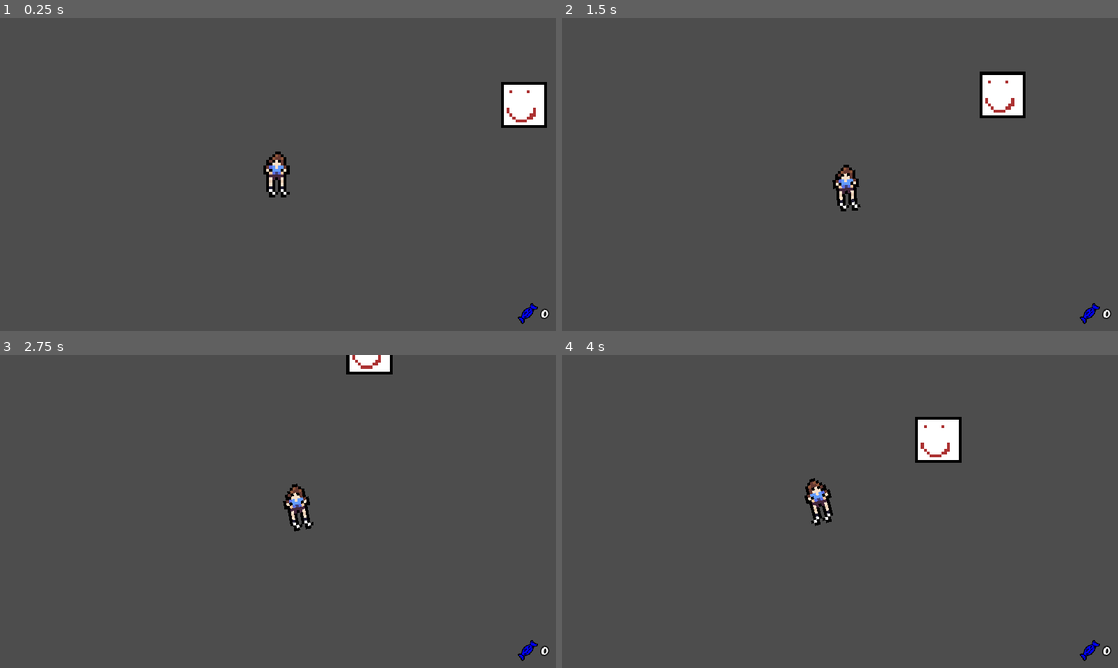
Above: before the commit, frames 1-4 (two rows, left to right).
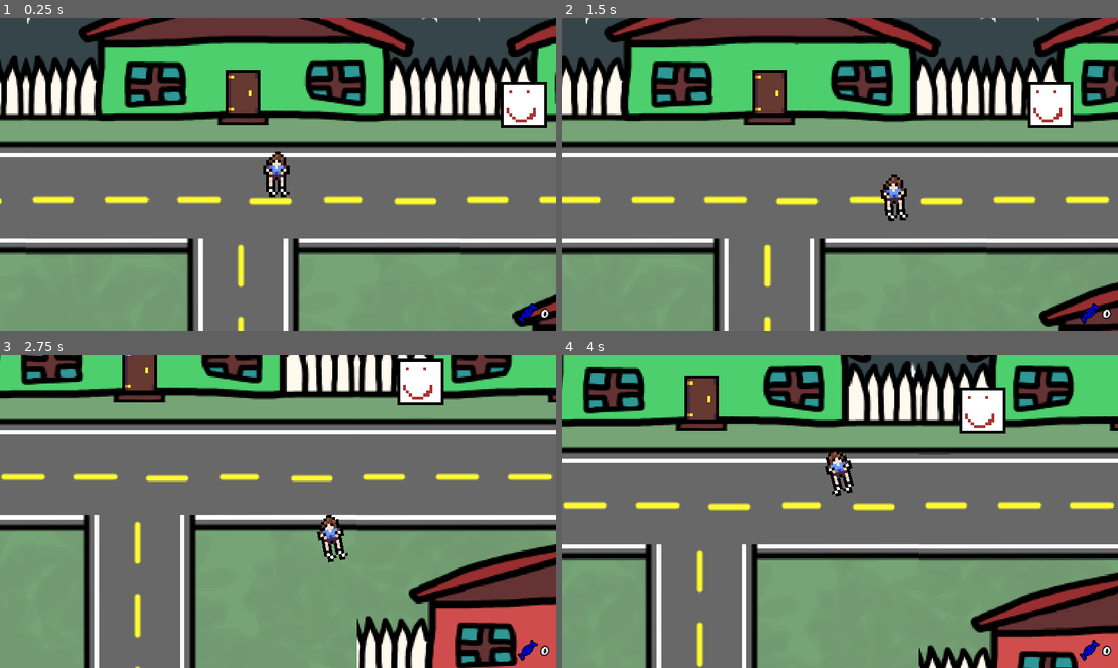
Above: after the commit, the same moments.

Repository: Shadowcrafter2017/Treat
Game: Godot game, scene res://scenes/Areas/Outside/outside.tscn
Same seed, same stepped clock (60 frames per second), same inputs: the game is played once before the commit and once after it.
Inputs:
- Up to frame 1 (0.25 s): no input
- Up to frame 2 (1.5 s): tap Enter at 0.5 s; hold D (Move_Right) 0.53-1.28 s; tap Space (Action) at 0.6, 1.35 s; hold S (Move_Down) from 1.28 s (still down)
- Up to frame 3 (2.75 s): release S (Move_Down) at 2.03 s; hold D (Move_Right) from 2.03 s (still down); tap Space (Action) at 2.1 s
- Up to frame 4 (4 s): release D (Move_Right) at 2.78 s; hold W (Move_Up) 2.78-3.53 s; tap Space (Action) at 2.85, 3.6 s; hold A (Move_Left) from 3.53 s (still down)

The runs differ from the first frame. In frame 1, 91% of the frame differs, in the area x 0-100%, y 0-100%; in frame 2, 93%; in frame 3, 97%; in frame 4, 97%.

Commit message:
added houses, roads, and repeating background

Diff:
--- a/scenes/Areas/Outside/outside.tscn
+++ b/scenes/Areas/Outside/outside.tscn
@@ -1,21 +1,196 @@
-[gd_scene load_steps=7 format=3 uid="uid://co6486exrc437"]
+[gd_scene load_steps=8 format=3 uid="uid://co6486exrc437"]
 
 [ext_resource type="PackedScene" uid="uid://b0cwsadt76cf3" path="res://scenes/UI/HUD/hud.tscn" id="1_ja63c"]
 [ext_resource type="PackedScene" uid="uid://tunn5war4oy6" path="res://scenes/decorations/parallax_background.tscn" id="1_p0mmn"]
 [ext_resource type="PackedScene" uid="uid://d4hrd4ivxi5bw" path="res://scenes/characters/player/player.tscn" id="2_p2wo6"]
 [ext_resource type="PackedScene" uid="uid://jtkxjs6jd0bu" path="res://scenes/Other/interaction_area.tscn" id="3_vlsy2"]
+[ext_resource type="Texture2D" uid="uid://b8cbk5q8fpuur" path="res://scenes/decorations/art/road.png" id="3_yok8o"]
 [ext_resource type="Texture2D" uid="uid://beuijxpgjjra1" path="res://art/dummy.png" id="4_fqnyt"]
 [ext_resource type="PackedScene" uid="uid://csqcnioju0lf5" path="res://scenes/decorations/house.tscn" id="7_0ewl3"]
 
 [node name="Outside" type="Node2D"]
 
 [node name="ParallaxBackground" parent="." instance=ExtResource("1_p0mmn")]
-visible = false
 
 [node name="HUD" parent="." instance=ExtResource("1_ja63c")]
 
-[node name="House" parent="." instance=ExtResource("7_0ewl3")]
-position = Vector2(283, 49)
+[node name="Roads" type="Node2D" parent="."]
+
+[node name="Road" type="Sprite2D" parent="Roads"]
+position = Vector2(0, 50)
+scale = Vector2(0.5, 0.5)
+texture = ExtResource("3_yok8o")
+
+[node name="Road2" type="Sprite2D" parent="Roads"]
+position = Vector2(150, 50)
+scale = Vector2(0.5, 0.5)
+texture = ExtResource("3_yok8o")
+
+[node name="Road3" type="Sprite2D" parent="Roads"]
+position = Vector2(300, 50)
+scale = Vector2(0.5, 0.5)
+texture = ExtResource("3_yok8o")
+
+[node name="Road4" type="Sprite2D" parent="Roads"]
+position = Vector2(450, 50)
+scale = Vector2(0.5, 0.5)
+texture = ExtResource("3_yok8o")
+
+[node name="Road5" type="Sprite2D" parent="Roads"]
+position = Vector2(600, 50)
+scale = Vector2(0.5, 0.5)
+texture = ExtResource("3_yok8o")
+
+[node name="Road6" type="Sprite2D" parent="Roads"]
+position = Vector2(750, 50)
+scale = Vector2(0.5, 0.5)
+texture = ExtResource("3_yok8o")
+
+[node name="Road7" type="Sprite2D" parent="Roads"]
+position = Vector2(-150, 50)
+scale = Vector2(0.5, 0.5)
+texture = ExtResource("3_yok8o")
+
+[node name="Road8" type="Sprite2D" parent="Roads"]
+position = Vector2(-300, 50)
+scale = Vector2(0.5, 0.5)
+texture = ExtResource("3_yok8o")
+
+[node name="Road9" type="Sprite2D" parent="Roads"]
+position = Vector2(-450, 50)
+scale = Vector2(0.5, 0.5)
+texture = ExtResource("3_yok8o")
+
+[node name="Road10" type="Sprite2D" parent="Roads"]
+position = Vector2(-600, 50)
+scale = Vector2(0.5, 0.5)
+texture = ExtResource("3_yok8o")
+
+[node name="Road11" type="Sprite2D" parent="Roads"]
+position = Vector2(0, 139)
+rotation = 1.57079
+scale = Vector2(0.5, 0.5)
+texture = ExtResource("3_yok8o")
+
+[node name="Roads2" type="Node2D" parent="."]
+position = Vector2(0, 104)
+
+[node name="Road" type="Sprite2D" parent="Roads2"]
+position = Vector2(0, 50)
+scale = Vector2(0.5, 0.5)
+texture = ExtResource("3_yok8o")
+
+[node name="Road2" type="Sprite2D" parent="Roads2"]
+position = Vector2(150, 50)
+scale = Vector2(0.5, 0.5)
+texture = ExtResource("3_yok8o")
+
+[node name="Road3" type="Sprite2D" parent="Roads2"]
+position = Vector2(300, 50)
+scale = Vector2(0.5, 0.5)
+texture = ExtResource("3_yok8o")
+
+[node name="Road4" type="Sprite2D" parent="Roads2"]
+position = Vector2(450, 50)
+scale = Vector2(0.5, 0.5)
+texture = ExtResource("3_yok8o")
+
+[node name="Road5" type="Sprite2D" parent="Roads2"]
+position = Vector2(600, 50)
+scale = Vector2(0.5, 0.5)
+texture = ExtResource("3_yok8o")
+
+[node name="Road6" type="Sprite2D" parent="Roads2"]
+position = Vector2(750, 50)
+scale = Vector2(0.5, 0.5)
+texture = ExtResource("3_yok8o")
+
+[node name="Road7" type="Sprite2D" parent="Roads2"]
+position = Vector2(-150, 50)
+scale = Vector2(0.5, 0.5)
+texture = ExtResource("3_yok8o")
+
+[node name="Road8" type="Sprite2D" parent="Roads2"]
+position = Vector2(-300, 50)
+scale = Vector2(0.5, 0.5)
+texture = ExtResource("3_yok8o")
+
+[node name="Road9" type="Sprite2D" parent="Roads2"]
+position = Vector2(-450, 50)
+scale = Vector2(0.5, 0.5)
+texture = ExtResource("3_yok8o")
+
+[node name="Road10" type="Sprite2D" parent="Roads2"]
+position = Vector2(-600, 50)
+scale = Vector2(0.5, 0.5)
+texture = ExtResource("3_yok8o")
+
+[node name="Road11" type="Sprite2D" parent="Roads2"]
+position = Vector2(0, 139)
+rotation = 1.57079
+scale = Vector2(0.5, 0.5)
+texture = ExtResource("3_yok8o")
+
+[node name="Houses" type="Node2D" parent="."]
+
+[node name="House1" parent="Houses" instance=ExtResource("7_0ewl3")]
+
+[node name="House2" parent="Houses" instance=ExtResource("7_0ewl3")]
+position = Vector2(150, 0)
+
+[node name="House3" parent="Houses" instance=ExtResource("7_0ewl3")]
+position = Vector2(300, 0)
+
+[node name="House4" parent="Houses" instance=ExtResource("7_0ewl3")]
+position = Vector2(450, 0)
+
+[node name="House5" parent="Houses" instance=ExtResource("7_0ewl3")]
+position = Vector2(600, 0)
+
+[node name="House6" parent="Houses" instance=ExtResource("7_0ewl3")]
+position = Vector2(750, 0)
+
+[node name="House7" parent="Houses" instance=ExtResource("7_0ewl3")]
+position = Vector2(-150, 0)
+
+[node name="House8" parent="Houses" instance=ExtResource("7_0ewl3")]
+position = Vector2(-300, 0)
+
+[node name="House9" parent="Houses" instance=ExtResource("7_0ewl3")]
+position = Vector2(-450, 0)
+
+[node name="House10" parent="Houses" instance=ExtResource("7_0ewl3")]
+position = Vector2(-600, 0)
+
+[node name="Houses2" type="Node2D" parent="."]
+position = Vector2(0, 98)
+
+[node name="House2" parent="Houses2" instance=ExtResource("7_0ewl3")]
+position = Vector2(150, 0)
+
+[node name="House3" parent="Houses2" instance=ExtResource("7_0ewl3")]
+position = Vector2(300, 0)
+
+[node name="House4" parent="Houses2" instance=ExtResource("7_0ewl3")]
+position = Vector2(450, 0)
+
+[node name="House5" parent="Houses2" instance=ExtResource("7_0ewl3")]
+position = Vector2(600, 0)
+
+[node name="House6" parent="Houses2" instance=ExtResource("7_0ewl3")]
+position = Vector2(750, 0)
+
+[node name="House7" parent="Houses2" instance=ExtResource("7_0ewl3")]
+position = Vector2(-150, 0)
+
+[node name="House8" parent="Houses2" instance=ExtResource("7_0ewl3")]
+position = Vector2(-300, 0)
+
+[node name="House9" parent="Houses2" instance=ExtResource("7_0ewl3")]
+position = Vector2(-450, 0)
+
+[node name="House10" parent="Houses2" instance=ExtResource("7_0ewl3")]
+position = Vector2(-600, 0)
 
 [node name="InteractionArea" parent="." instance=ExtResource("3_vlsy2")]
 position = Vector2(97, 18)
--- a/scenes/characters/player/player.tscn
+++ b/scenes/characters/player/player.tscn
@@ -92,7 +92,8 @@
 [node name="Camera" type="Camera2D" parent="."]
 zoom = Vector2(6, 6)
 limit_smoothed = true
-position_smoothing_enabled = true
+drag_horizontal_enabled = true
+drag_vertical_enabled = true
 
 [node name="Interacter" type="Node2D" parent="."]
 z_index = 1
--- /dev/null
+++ b/scenes/decorations/house.gd
@@ -0,0 +1,9 @@
+extends Node2D
+
+@onready var sprite : AnimatedSprite2D = $StaticBody/Sprite
+
+func _ready() -> void:
+	sprite.frame = randi_range(0, sprite.sprite_frames.get_frame_count("default"))
+
+	if randi_range(0,1) == 1:
+		sprite.flip_h = true
--- a/scenes/decorations/house.tscn
+++ b/scenes/decorations/house.tscn
@@ -1,23 +1,51 @@
-[gd_scene load_steps=5 format=3 uid="uid://csqcnioju0lf5"]
+[gd_scene load_steps=11 format=3 uid="uid://csqcnioju0lf5"]
 
 [ext_resource type="PackedScene" uid="uid://jtkxjs6jd0bu" path="res://scenes/Other/interaction_area.tscn" id="1_0osxc"]
-[ext_resource type="Texture2D" uid="uid://ciyq2bhwipnmu" path="res://scenes/decorations/house.png" id="1_1naj7"]
-[ext_resource type="Texture2D" uid="uid://cox8eniwp40c2" path="res://scenes/decorations/door.png" id="2_y0gdn"]
+[ext_resource type="Texture2D" uid="uid://bvkumuaihnog8" path="res://scenes/decorations/art/house1.png" id="1_dq3nc"]
+[ext_resource type="Script" path="res://scenes/decorations/house.gd" id="1_gcy2i"]
+[ext_resource type="Texture2D" uid="uid://ctn148m4mqsa" path="res://scenes/decorations/art/house2.png" id="2_lqemq"]
+[ext_resource type="Texture2D" uid="uid://cox8eniwp40c2" path="res://scenes/decorations/art/door.png" id="3_1ed6u"]
+[ext_resource type="Texture2D" uid="uid://b5nhmxlim0y4c" path="res://scenes/decorations/art/house3.png" id="3_375u3"]
+[ext_resource type="Texture2D" uid="uid://bgujk0rpuv661" path="res://scenes/decorations/art/house4.png" id="4_het5r"]
+[ext_resource type="Texture2D" uid="uid://cfrtcr21uwypg" path="res://scenes/decorations/art/house5.png" id="5_qwi1a"]
+
+[sub_resource type="SpriteFrames" id="SpriteFrames_xqvp0"]
+animations = [{
+"frames": [{
+"duration": 1.0,
+"texture": ExtResource("1_dq3nc")
+}, {
+"duration": 1.0,
+"texture": ExtResource("2_lqemq")
+}, {
+"duration": 1.0,
+"texture": ExtResource("3_375u3")
+}, {
+"duration": 1.0,
+"texture": ExtResource("4_het5r")
+}, {
+"duration": 1.0,
+"texture": ExtResource("5_qwi1a")
+}],
+"loop": false,
+"name": &"default",
+"speed": 0.0
+}]
 
 [sub_resource type="RectangleShape2D" id="RectangleShape2D_1gnex"]
-size = Vector2(116, 47)
+size = Vector2(150, 43)
 
 [node name="House" type="Node2D"]
+script = ExtResource("1_gcy2i")
 
 [node name="StaticBody" type="StaticBody2D" parent="."]
 
-[node name="Sprite" type="Sprite2D" parent="StaticBody"]
+[node name="Sprite" type="AnimatedSprite2D" parent="StaticBody"]
 scale = Vector2(0.5, 0.5)
-texture = ExtResource("1_1naj7")
-region_rect = Rect2(0, 0, 150, 50)
+sprite_frames = SubResource("SpriteFrames_xqvp0")
 
 [node name="Collider" type="CollisionShape2D" parent="StaticBody"]
-position = Vector2(-1, -1.5)
+position = Vector2(0, -3.5)
 shape = SubResource("RectangleShape2D_1gnex")
 debug_color = Color(0.321569, 0.615686, 0.317647, 0.419608)
 
@@ -27,6 +55,6 @@
 interact_type = "Knock"
 
 [node name="Sprite" parent="StaticBody/Door" index="0"]
-texture = ExtResource("2_y0gdn")
+texture = ExtResource("3_1ed6u")
 
 [editable path="StaticBody/Door"]
--- a/scenes/decorations/parallax_background.tscn
+++ b/scenes/decorations/parallax_background.tscn
@@ -1,12 +1,22 @@
-[gd_scene load_steps=2 format=3 uid="uid://tunn5war4oy6"]
+[gd_scene load_steps=3 format=3 uid="uid://tunn5war4oy6"]
 
-[ext_resource type="Texture2D" uid="uid://cmkahlqelaxlj" path="res://scenes/decorations/bg.png" id="1_pujfd"]
+[ext_resource type="Texture2D" uid="uid://cmkahlqelaxlj" path="res://scenes/decorations/art/bg.png" id="1_0b27b"]
+[ext_resource type="Texture2D" uid="uid://chqhmx8drw4ng" path="res://scenes/decorations/art/bg2.png" id="1_d6p7e"]
 
 [node name="ParallaxBackground" type="ParallaxBackground"]
 
-[node name="ParallaxLayer" type="ParallaxLayer" parent="."]
-motion_scale = Vector2(0.25, 0.25)
-motion_mirroring = Vector2(1250, 1250)
+[node name="Sky" type="ParallaxLayer" parent="."]
+motion_scale = Vector2(0.1, 0.1)
+motion_mirroring = Vector2(625, 625)
 
-[node name="Bg" type="Sprite2D" parent="ParallaxLayer"]
-texture = ExtResource("1_pujfd")
+[node name="Bg" type="Sprite2D" parent="Sky"]
+scale = Vector2(0.5, 0.5)
+texture = ExtResource("1_0b27b")
+region_rect = Rect2(0, 0, 1250, 1250)
+
+[node name="Ground" type="ParallaxLayer" parent="."]
+position = Vector2(0, 270)
+motion_mirroring = Vector2(500, 0)
+
+[node name="Bg" type="Sprite2D" parent="Ground"]
+texture = ExtResource("1_d6p7e")
--- /dev/null
+++ b/scenes/decorations/shaders/house.gdshader
@@ -0,0 +1,16 @@
+shader_type canvas_item;
+
+uniform vec4 origin : source_color;
+uniform vec4 new : source_color;
+
+void fragment() {
+	// Place fragment code here.
+	vec4 current_pixel = texture(TEXTURE, UV);
+
+	if (current_pixel.r >= origin.r && current_pixel.g >= origin.g && current_pixel.b >= origin.b) {
+		COLOR = new;
+	}
+	else {
+		COLOR = current_pixel;
+	}
+}
Renamed: scenes/decorations/bg.png -> scenes/decorations/art/bg.png
Not shown, changed: scenes/decorations/art/bg.png.import
Binary file added: scenes/decorations/art/bg2.png
Not shown, added: scenes/decorations/art/bg2.png.import
Renamed: scenes/decorations/door.png -> scenes/decorations/art/door.png
Not shown, changed: scenes/decorations/art/door.png.import
Binary file added: scenes/decorations/art/house1.png
Not shown, added: scenes/decorations/art/house1.png.import
Binary file added: scenes/decorations/art/house2.png
Not shown, added: scenes/decorations/art/house2.png.import
Binary file added: scenes/decorations/art/house3.png
Not shown, added: scenes/decorations/art/house3.png.import
(and 7 more such lines)
